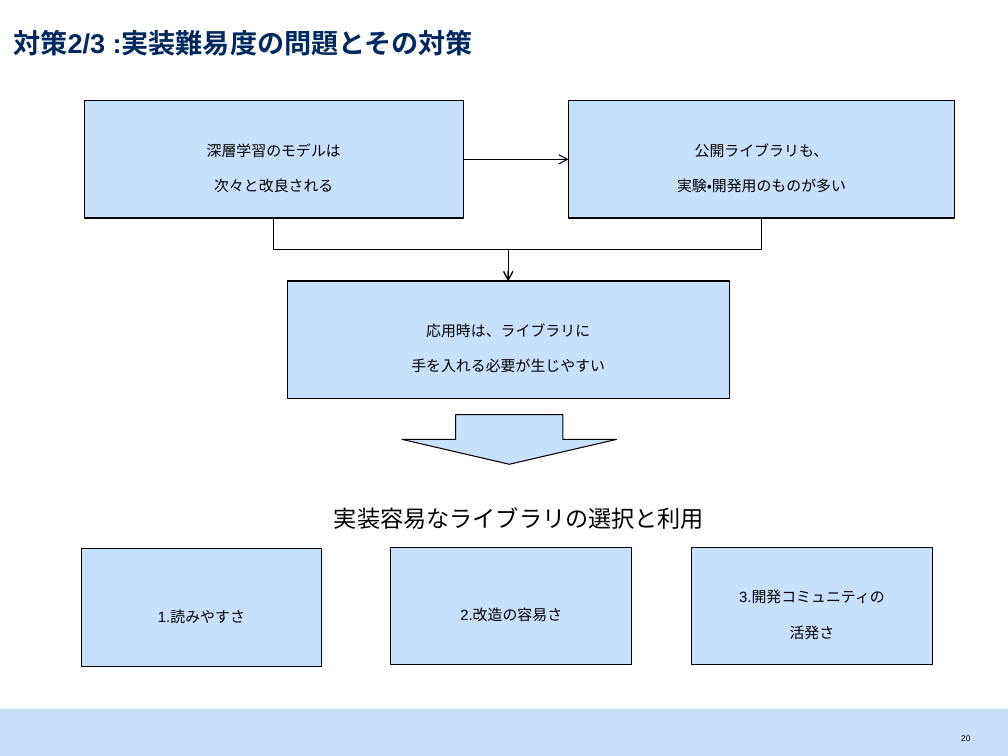
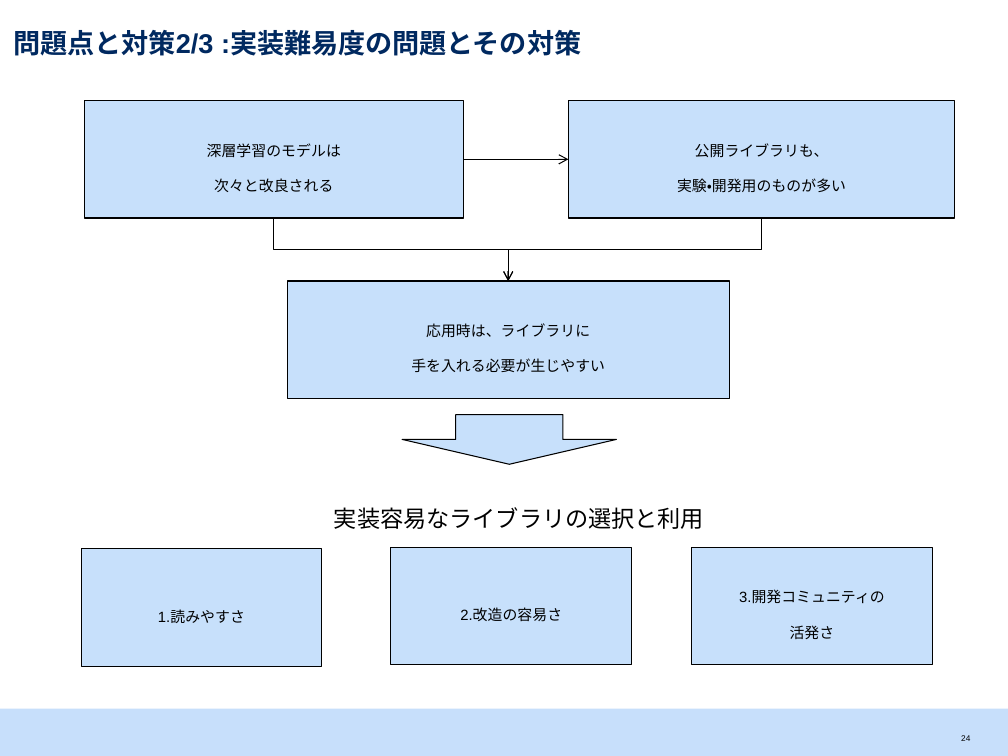
Before and after one commit to srtk/sotsuron, a slide deck: slide 25 of doc/sotsuron_defense/bd.pptx (slide 21 before the commit). Drawn at 1008x756 pixels with LibreOffice and Linux fonts; fonts in the diff are those of the drawing. Boxes give left, top, right and bottom in pixels: in the first picture for what was removed or moved away, otherwise in the second. Text is boxed around its words. In the diff, an @@ line names an element or a change of style, - is before the commit and + after.

```diff
--- a/doc/sotsuron_defense/bd.pptx
+++ b/doc/sotsuron_defense/bd.pptx
@@ title at box(13, 30, 581, 58): text changed @@
-対策2/3 :実装難易度の問題とその対策
+問題点と対策2/3 :実装難易度の問題とその対策
@@ page number at box(961, 735, 970, 741): text changed @@
-20
+24
```
Also in this commit, not shown: 11 other slides changed, 12 slides added, 1 other file.
